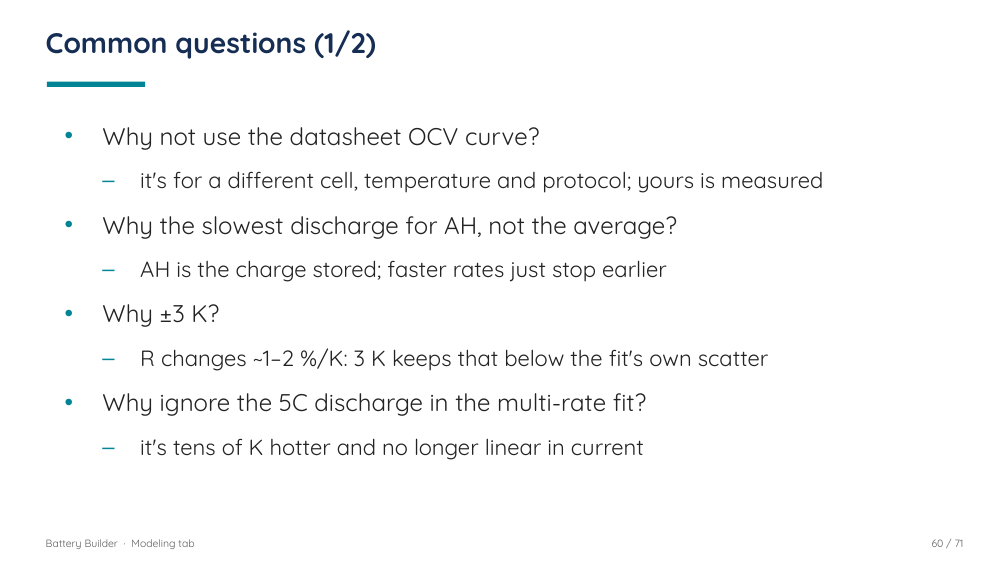
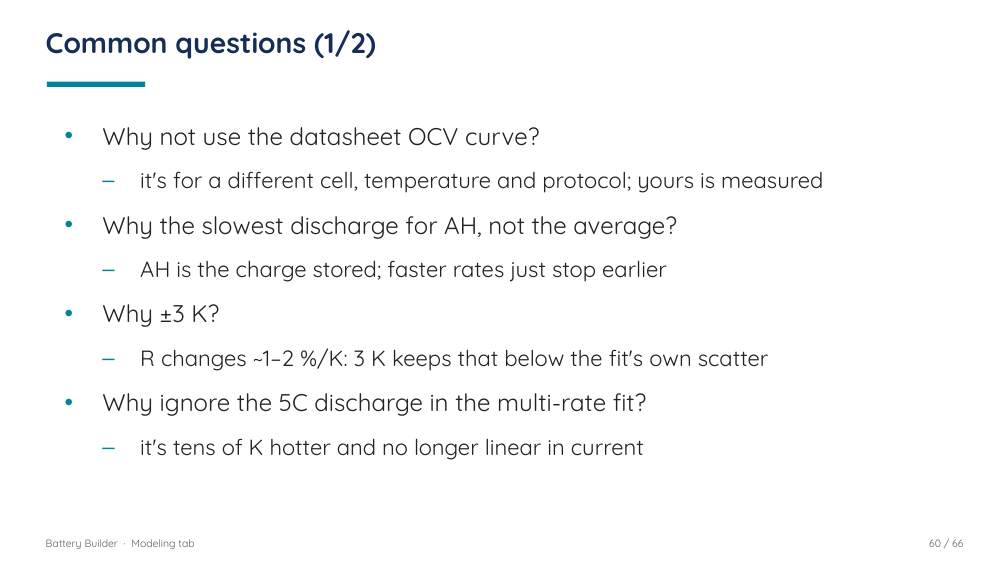
Before and after one commit to nathanhambleton1/BatteryBuilder, a slide deck: slide 60 of Modeling_Tab_Presentation.pptx. Drawn at 1008x567 pixels with LibreOffice and Linux fonts; fonts in the diff are those of the drawing. Boxes give left, top, right and bottom in pixels: in the first picture for what was removed or moved away, otherwise in the second. Text is boxed around its words. In the diff, an @@ line names an element or a change of style, - is before the commit and + after.

```diff
--- a/Modeling_Tab_Presentation.pptx
+++ b/Modeling_Tab_Presentation.pptx
@@ text at box(929, 539, 963, 547): text changed @@
-60 / 71
+60 / 66
```
Also in this commit, not shown: 51 other slides changed, 2 slides added, 7 slides removed, 20 other files.
